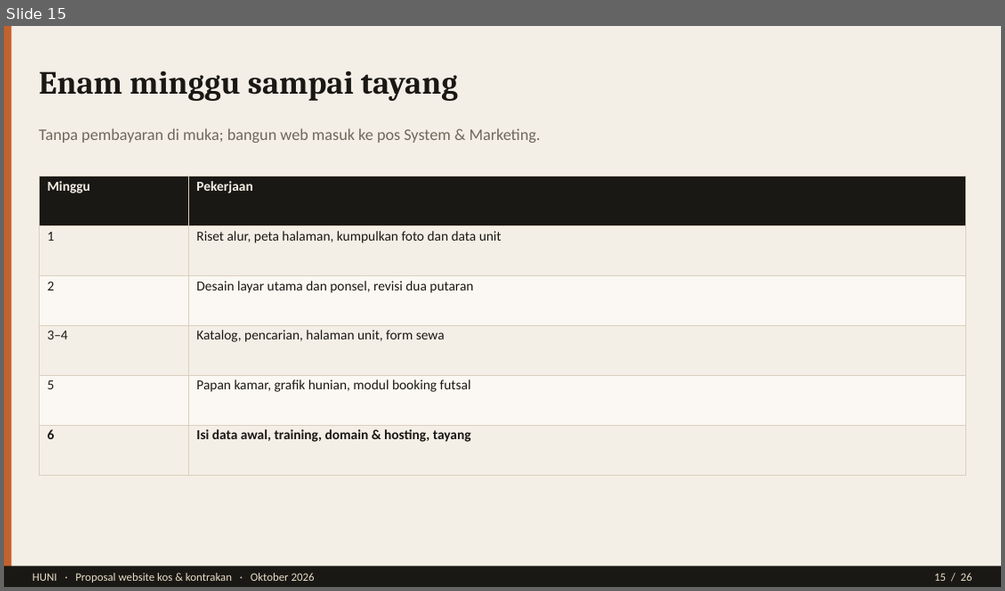
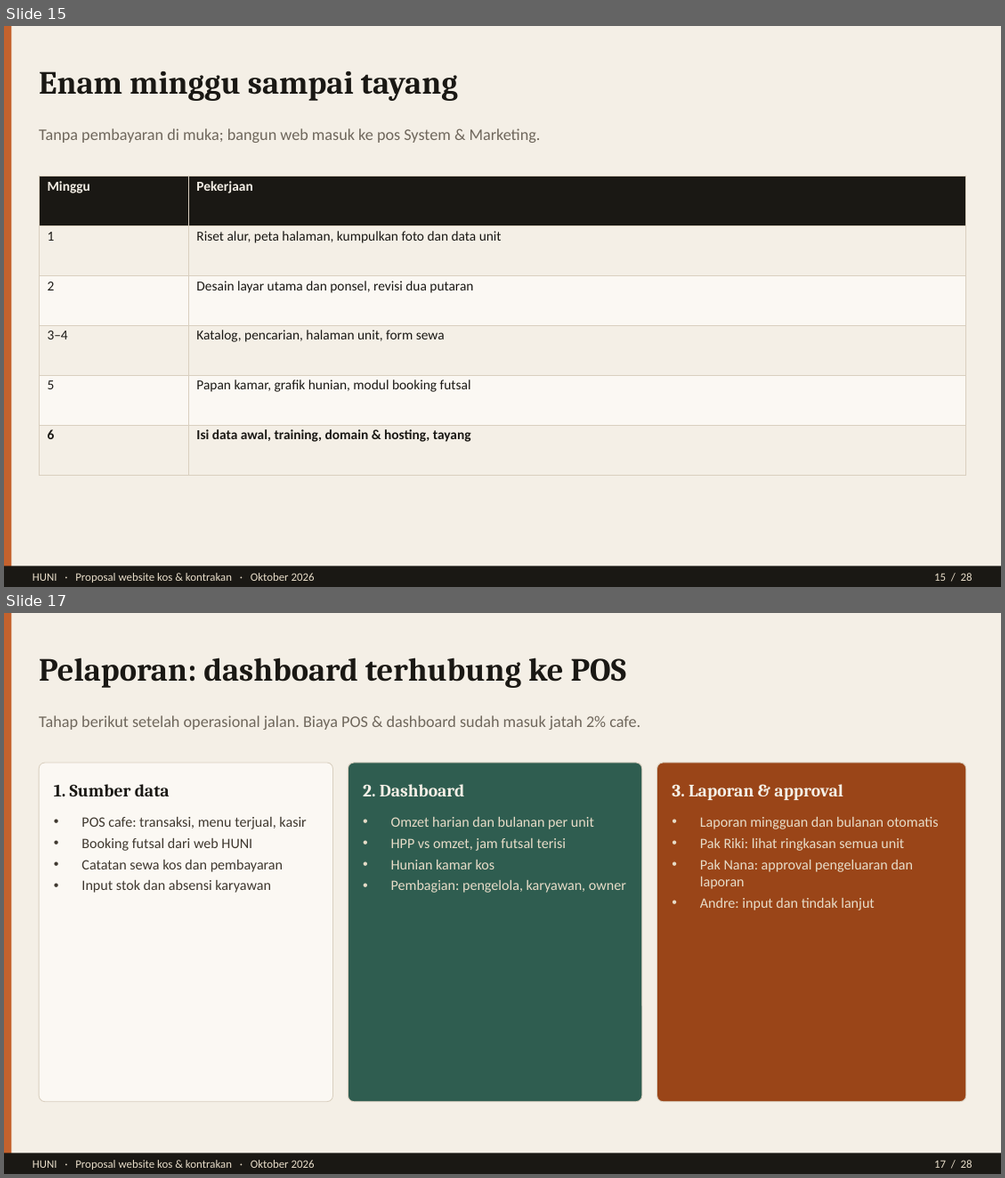
Before and after one commit to Luckywar123/Huni-porto, a slide deck: public/pitch/HUNI-Pitch-Deck-Lengkap.pptx. Shown one above the other, each under a label of ours: slide 15 before the commit, slides 15 and 17 after it; the slides between them are not shown. The pictures are 1005x591 and 1005x1178 pixels, drawn with LibreOffice and Linux fonts; fonts in the diff are those of the drawing. Boxes give left, top, right and bottom in pixels: in the first picture for what was removed or moved away, otherwise in the second. Text is boxed around its words. In the diff, an @@ line names an element or a change of style, - is before the commit and + after.

```diff
--- a/public/pitch/HUNI-Pitch-Deck-Lengkap.pptx
+++ b/public/pitch/HUNI-Pitch-Deck-Lengkap.pptx
@@ slide 17 added at <box>4,613,1001,1174</box>, background #FFFFFF @@
@@ rectangle added at <box>4,613,1001,1174</box>, fill #F4EFE6 @@
@@ rectangle added at <box>4,613,11,1174</box>, fill #C4622D @@
@@ text added at <box>39,657,626,688</box>, 31.2 pt, text #1A1814, bold @@
+Pelaporan: dashboard terhubung ke POS
@@ text added at <box>39,715,640,730</box>, 15.6 pt, text #6F675C @@
+Tahap berikut setelah operasional jalan. Biaya POS & dashboard sudah masuk jatah 2% cafe.
@@ rounded rectangle added at <box>39,763,333,1102</box>, fill #FBF8F3, outline #D9CFBF 0.75 pt @@
@@ rounded rectangle added at <box>348,763,642,1102</box>, fill #2F5D50, outline #D9CFBF 0.75 pt @@
@@ rounded rectangle added at <box>657,763,966,1102</box>, fill #9A4518, outline #D9CFBF 0.75 pt @@
@@ text added at <box>54,784,170,796</box>, 16.8 pt, text #1A1814, bold @@
+1. Sumber data
@@ text added at <box>363,784,464,796</box>, 16.8 pt, text #F4EFE6, bold @@
+2. Dashboard
@@ text added at <box>672,784,843,800</box>, 16.8 pt, text #F4EFE6, bold @@
+3. Laporan & approval
@@ text added at <box>81,817,306,892</box>, 13.8 pt, text #3F382F @@
+• POS cafe: transaksi, menu terjual, kasir
+• Booking futsal dari web HUNI
+• Catatan sewa kos dan pembayaran
+• Input stok dan absensi karyawan
@@ text added at <box>391,817,626,892</box>, 13.8 pt, text #E7DCC8 @@
+• Omzet harian dan bulanan per unit
+• HPP vs omzet, jam futsal terisi
+• Hunian kamar kos
+• Pembagian: pengelola, karyawan, owner
@@ text added at <box>700,817,938,910</box>, 13.8 pt, text #E7DCC8 @@
+• Laporan mingguan dan bulanan otomatis
+• Pak Riki: lihat ringkasan semua unit
+• Pak Nana: approval pengeluaran dan laporan
+• Andre: input dan tindak lanjut
@@ rectangle added at <box>4,1153,1001,1174</box>, fill #1A1814 @@
@@ text added at <box>32,1159,315,1169</box>, 11 pt, text #E7DCC8 @@
+HUNI · Proposal website kos & kontrakan · Oktober 2026
@@ text added at <box>934,1159,972,1167</box>, 11 pt, text #E7DCC8 @@
+17 / 28
```
Also in this commit, not shown: 23 other slides changed, 2 other slides added, 1 slide removed, 3 other files.
